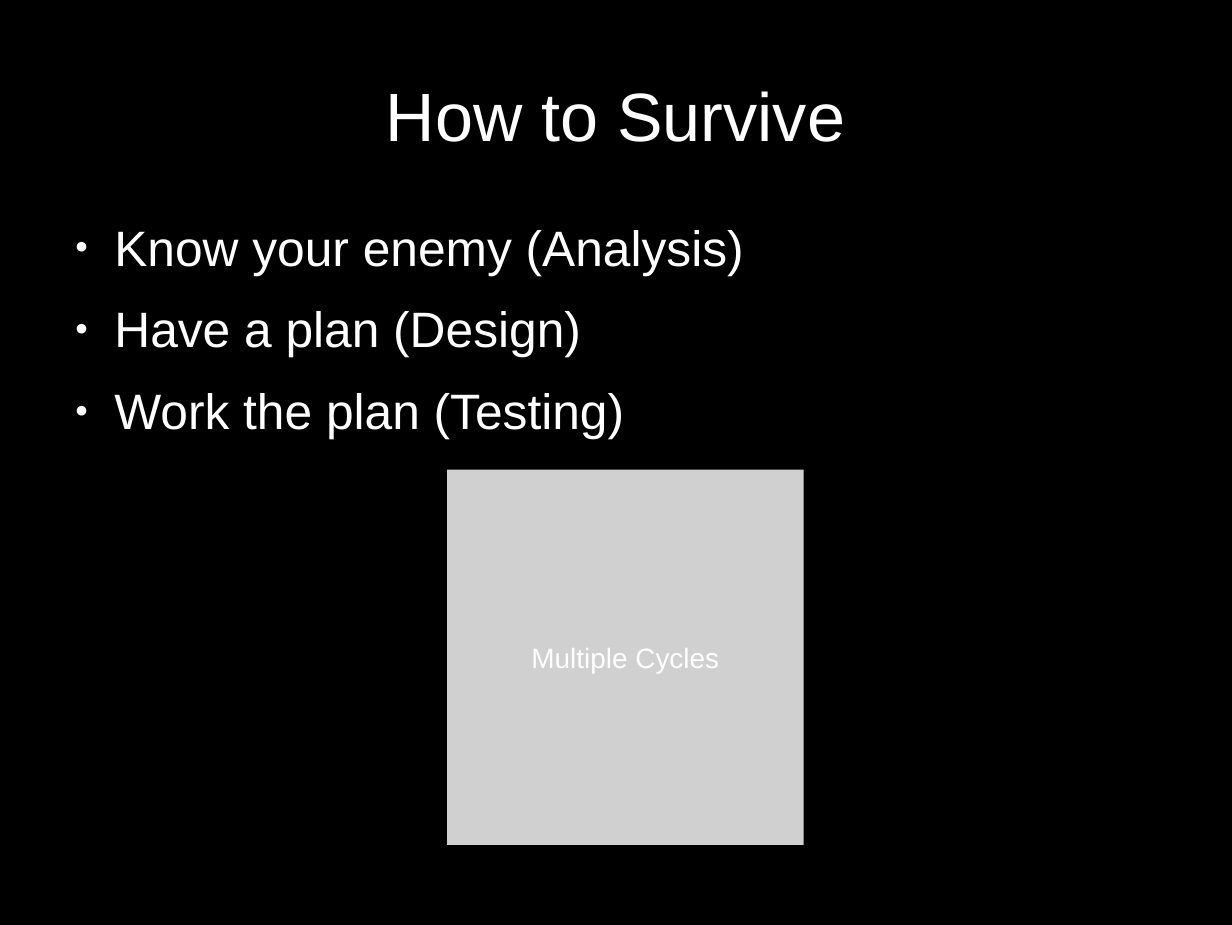
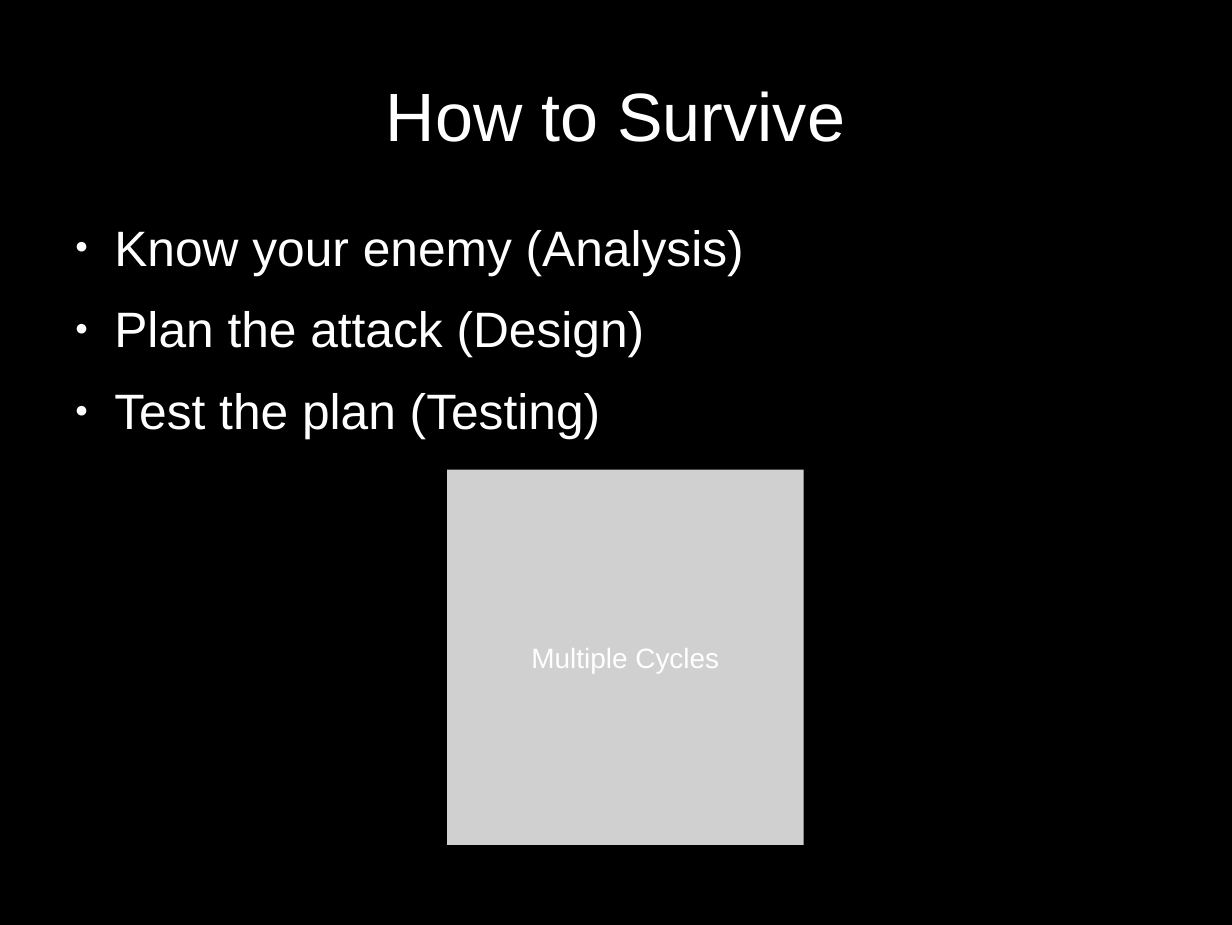
Before and after one commit to ChrisLynch42/presentations, a slide deck: slide 3 of codepalousa/legacy_code/coudepalousa.odp. Drawn at 1232x925 pixels with LibreOffice and Linux fonts; fonts in the diff are those of the drawing; grey boxes stand for pictures. Boxes give left, top, right and bottom in pixels: in the first picture for what was removed or moved away, otherwise in the second. Text is boxed around its words. In the diff, an @@ line names an element or a change of style, - is before the commit and + after.

```diff
--- a/codepalousa/legacy_code/coudepalousa.odp
+++ b/codepalousa/legacy_code/coudepalousa.odp
@@ text at (114,311,645,438): text changed @@
-● Have a plan (Design)
-● Work the plan (Testing)
+● Plan the attack (Design)
+● Test the plan (Testing)
```
Also in this commit, not shown: 1 other slide changed, 6 slides added.
